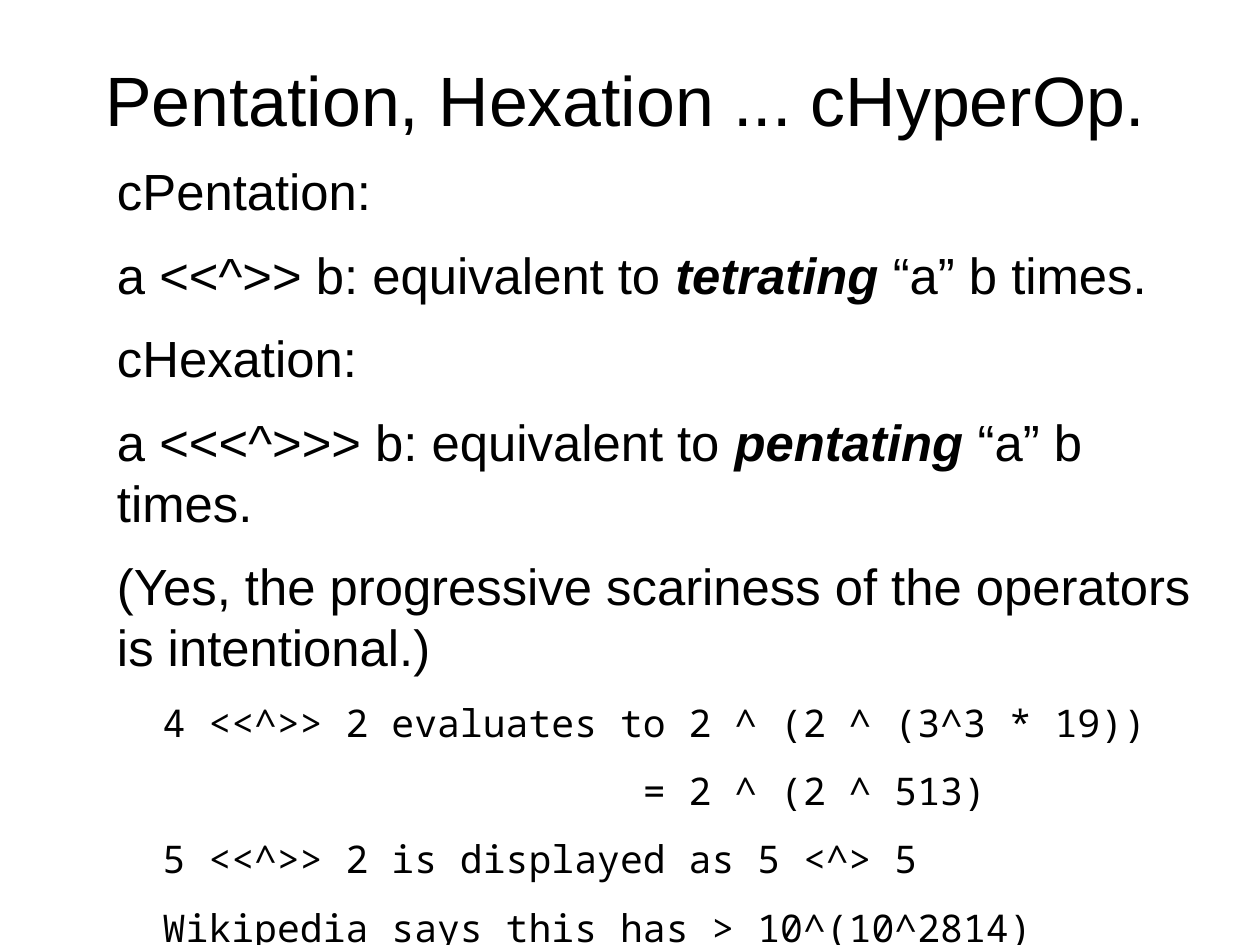
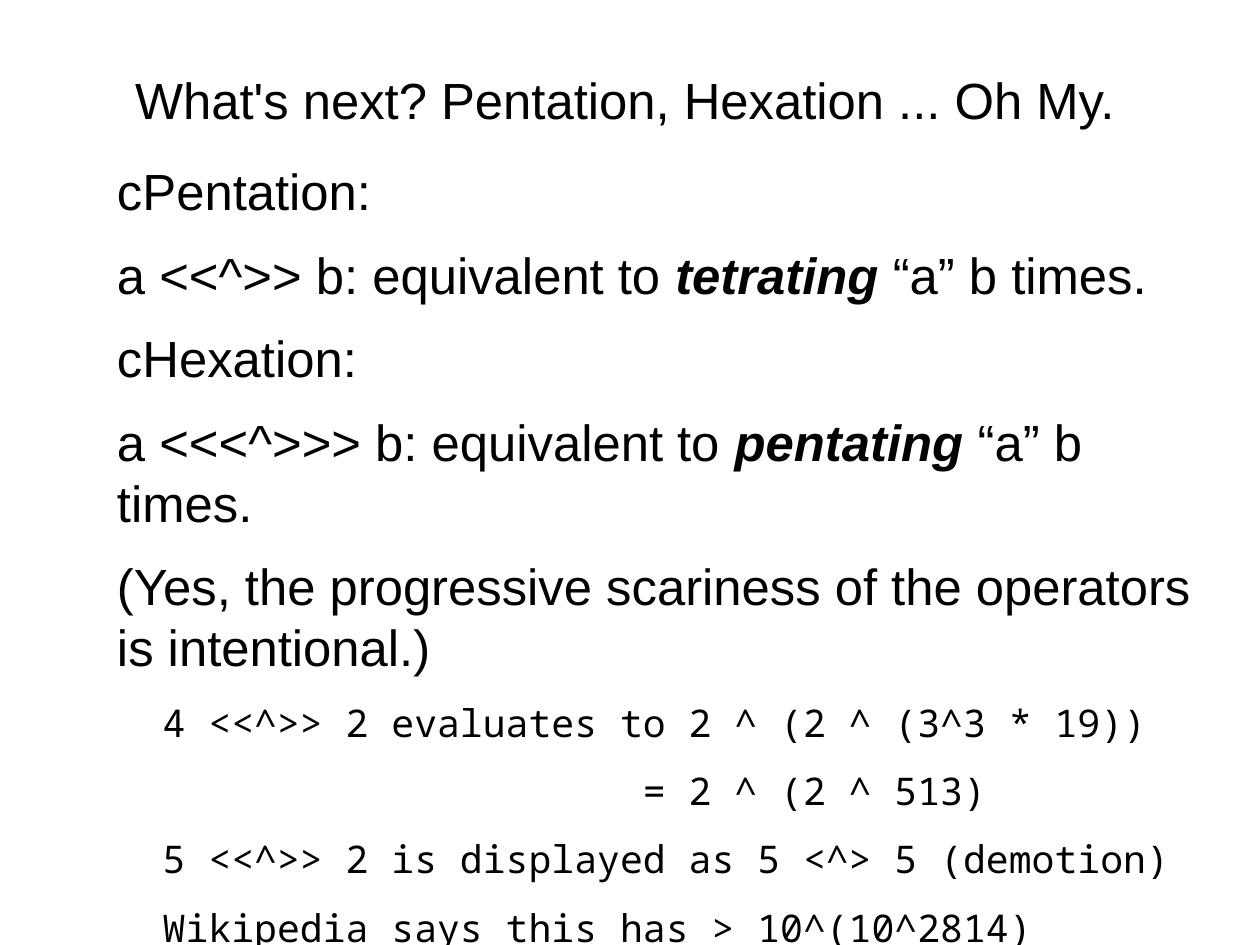
Before and after one commit to grandpascorpion/canon, a slide deck: slide 31 of goBigOrGoHome.odp. Drawn at 1260x945 pixels with LibreOffice and Linux fonts; fonts in the diff are those of the drawing. Boxes give left, top, right and bottom in pixels: in the first picture for what was removed or moved away, otherwise in the second. Text is boxed around its words. In the diff, an @@ line names an element or a change of style, - is before the commit and + after.

```diff
--- a/goBigOrGoHome.odp
+++ b/goBigOrGoHome.odp
@@ title at <box>135,82,1114,129</box>: text changed; size 44 to 32 pt @@
-Pentation, Hexation ... cHyperOp.
+What's next? Pentation, Hexation ... Oh My.
@@ text at <box>163,844,1169,883</box>: text changed @@
-5 <<^>> 2 is displayed as 5 <^> 5
+5 <<^>> 2 is displayed as 5 <^> 5 (demotion)
```
Also in this commit, not shown: 17 other slides changed, 3 slides added.
